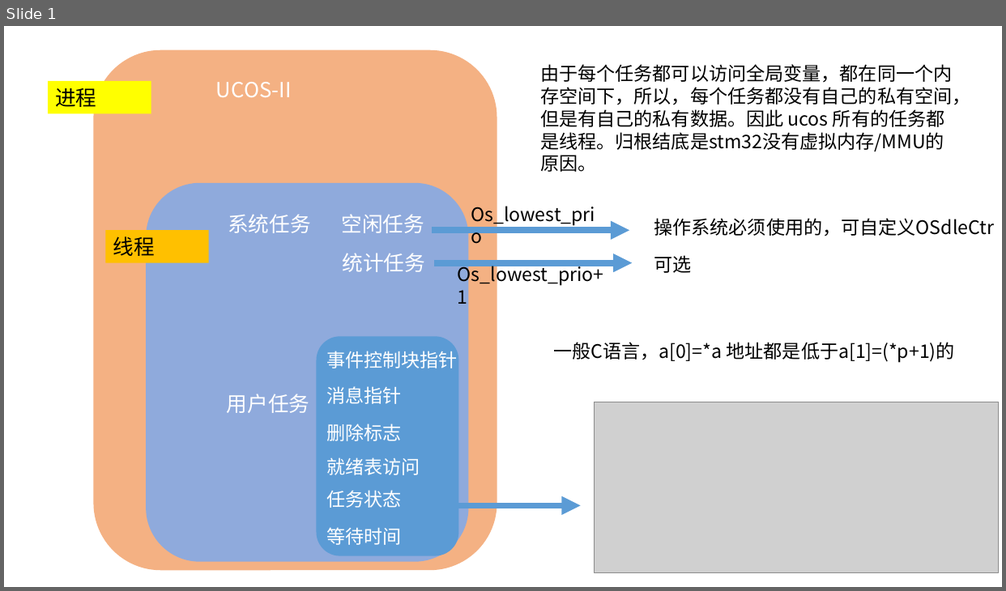
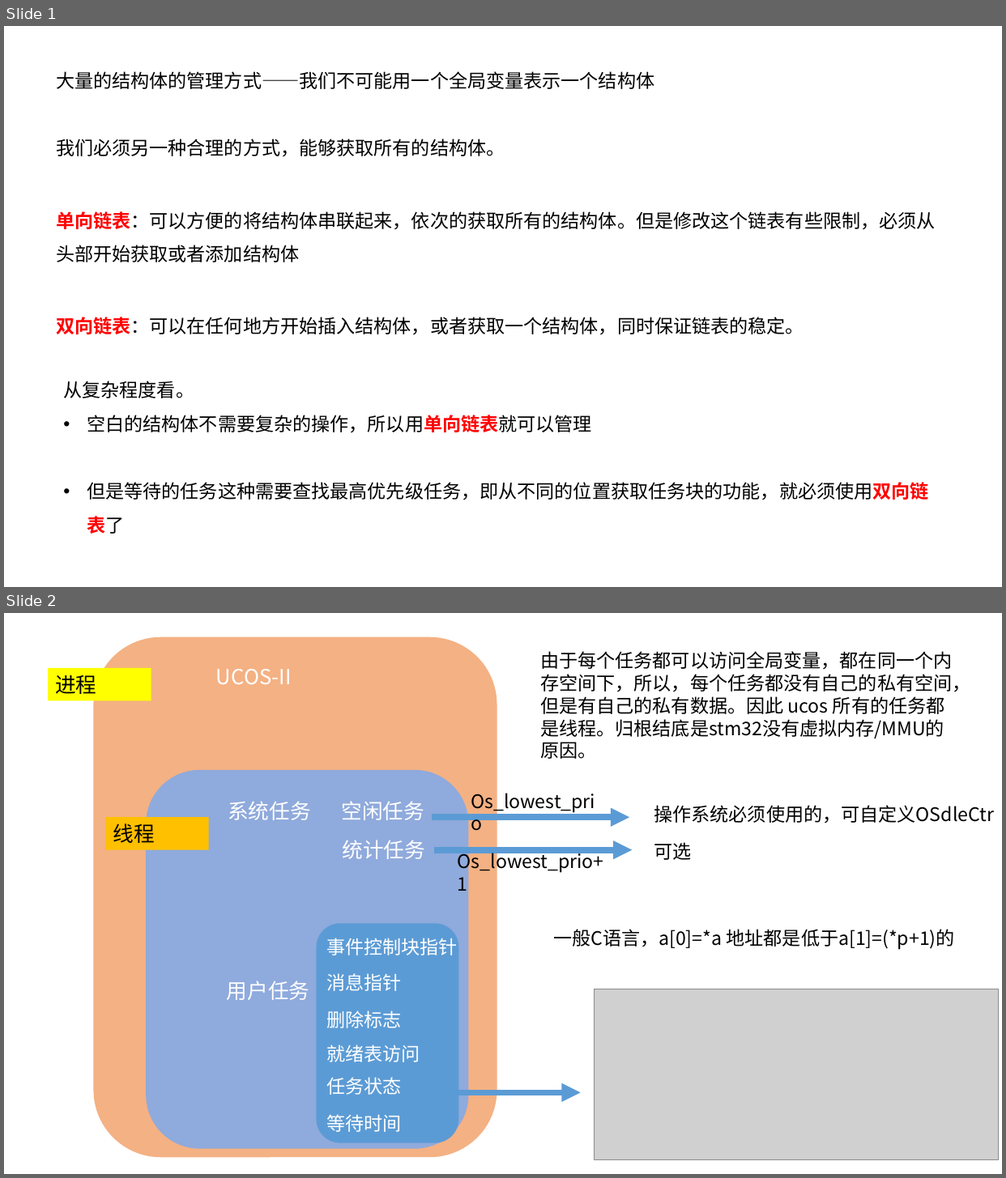
Before and after one commit to linghuix/UcosII-embedded-system, a slide deck: image/1.UCOS分析与深入解读.pptx. Shown one above the other, each under a label of ours: slide 1 before the commit, slides 1 and 2 after it. The pictures are 1006x591 and 1006x1178 pixels, drawn with LibreOffice and Linux fonts; fonts in the diff are those of the drawing; grey boxes stand for pictures. Boxes give left, top, right and bottom in pixels: in the first picture for what was removed or moved away, otherwise in the second. Text is boxed around its words. In the diff, an @@ line names an element or a change of style, - is before the commit and + after.

```diff
--- a/image/1.UCOS分析与深入解读.pptx
+++ b/image/1.UCOS分析与深入解读.pptx
@@ slide 1 added at (4,26,1002,587), background #FFFFFF @@
@@ text added at (56,71,654,157), 18 pt, text #000000 @@
+大量的结构体的管理方式——我们不可能用一个全局变量表示一个结构体
+我们必须另一种合理的方式，能够获取所有的结构体。
@@ text added at (56,211,936,263), 18 pt, text #000000 @@
+单向链表：可以方便的将结构体串联起来，依次的获取所有的结构体。但是修改这个链表有些限制，必须从头部开始获取或者添加结构体
@@ text added at (56,317,804,335), 18 pt, text #000000 @@
+双向链表：可以在任何地方开始插入结构体，或者获取一个结构体，同时保证链表的稳定。
@@ text added at (63,381,928,534), 18 pt, text #000000 @@
+从复杂程度看。
+• 空白的结构体不需要复杂的操作，所以用单向链表就可以管理
+• 但是等待的任务这种需要查找最高优先级任务，即从不同的位置获取任务块的功能，就必须使用双向链表了
@@ what was slide 1 is now slide 2 @@
```
Also in this commit, not shown: 2 slides changed, 5 other slides added, 1 slide removed, 5 other files.
